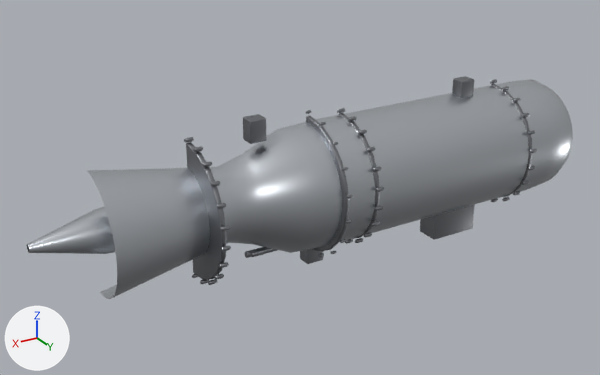
An edit to the glTF model app/static/models/jet_engine_ramjet.glb, drawn before and after from the same camera.
One viewpoint serves both versions: a 50 mm lens placed at (5.69, 5.2, 2.58), pointed at (2.5, -0.13, -0.09). Arrows for +X, +Y and +Z are at lower left; the lights stay in place. The picture after the commit comes second.

Objects in the first picture: 'Engine_Detail', 'RJ_Cowl', 'RJ_TailCone'.
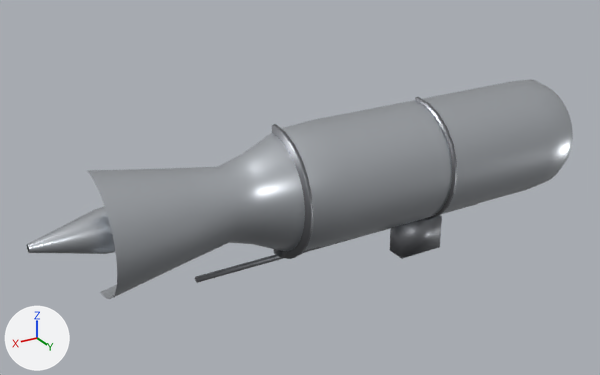
Boxes (x1, y1, x2, y2) around the edits, measured in the pictures (600 x 375 px):
'Engine_Detail', reshaped (20% narrower, 11% shorter): before (184, 76, 537, 285); after (195, 97, 476, 283)
part 1 of me_engine_detail, added: after (195, 204, 476, 283)
part 2 of me_engine_detail, added: after (415, 97, 457, 220)
part 3 of me_engine_detail, added: after (272, 124, 313, 259)
part 4 of me_engine_detail, deleted: before (193, 146, 203, 152)
part 5 of me_engine_detail, deleted: before (202, 162, 212, 167)
part 6 of me_engine_detail, deleted: before (210, 181, 220, 187)
part 7 of me_engine_detail, deleted: before (216, 203, 226, 209)
part 8 of me_engine_detail, deleted: before (221, 246, 231, 252)
part 9 of me_engine_detail, deleted: before (219, 262, 229, 268)
part 10 of me_engine_detail, deleted: before (214, 274, 224, 280)
part 11 of me_engine_detail, deleted: before (250, 248, 277, 257)
part 12 of me_engine_detail, deleted: before (244, 247, 267, 258)
part 13 of me_engine_detail, cut back: before (184, 76, 532, 284); after (390, 215, 442, 259)

The change in detail:
me_engine_detail is used by ob_engine_detail; location (0.0, 0.0, 0.0).
me_engine_detail had 5800 vertices, 11246 faces and spanned x 0.1..3.54, y 0.0..0.59, z -0.73..0.65.
me_engine_detail now has 108 vertices, 194 faces and spans x 0.72..3.53, y 0.0..0.54, z -0.83..0.54.
me_engine_detail part 1: a new loose piece, a 24-sided cylinder along x spanning x 0.722..3.528, y 0.036..0.084, z -0.574..-0.526, in mat_m_detail (grey #8e9095).
me_engine_detail part 2: a new loose piece of 26 vertices spanning x 1.43..1.46, y 0.0..0.54, z -0.54..0.54, in mat_m_detail (grey #8e9095).
me_engine_detail part 3: a new loose piece of 26 vertices spanning x 2.79..2.82, y 0.0..0.54, z -0.54..0.54, in mat_m_detail (grey #8e9095).
me_engine_detail part 4: the loose piece of 120 vertices spanning x 3.46..3.54, y 0.14..0.17, z 0.51..0.54 is deleted.
me_engine_detail part 5: the loose piece of 120 vertices spanning x 3.46..3.54, y 0.28..0.31, z 0.45..0.48 is deleted.
me_engine_detail part 6: the loose piece of 120 vertices spanning x 3.46..3.54, y 0.4..0.43, z 0.34..0.38 is deleted.
me_engine_detail part 7: the loose piece of 120 vertices spanning x 3.46..3.54, y 0.48..0.52, z 0.21..0.24 is deleted.
me_engine_detail part 8: the loose piece of 120 vertices spanning x 3.46..3.54, y 0.53..0.56, z -0.09..-0.06 is deleted.
me_engine_detail part 9: the loose piece of 120 vertices spanning x 3.46..3.54, y 0.48..0.52, z -0.24..-0.21 is deleted.
me_engine_detail part 10: the loose piece of 120 vertices spanning x 3.46..3.54, y 0.4..0.43, z -0.38..-0.34 is deleted.
me_engine_detail part 11: the loose piece of 120 vertices spanning x 0.1..3.1, y 0.12..0.16, z -0.44..-0.4 is deleted.
me_engine_detail part 12: the loose piece of 120 vertices spanning x 0.1..3.1, y 0.02..0.08, z -0.49..-0.43 is deleted.
me_engine_detail part 13: 1840 vertices removed from x 0.56..3.54, y 0.0..0.56, z -0.73..0.65; 8 vertices added at x 1.24..1.66, y 0.0..0.18, z -0.83..-0.53.
Other edits to the shape of me_engine_detail do not show in these pictures.
